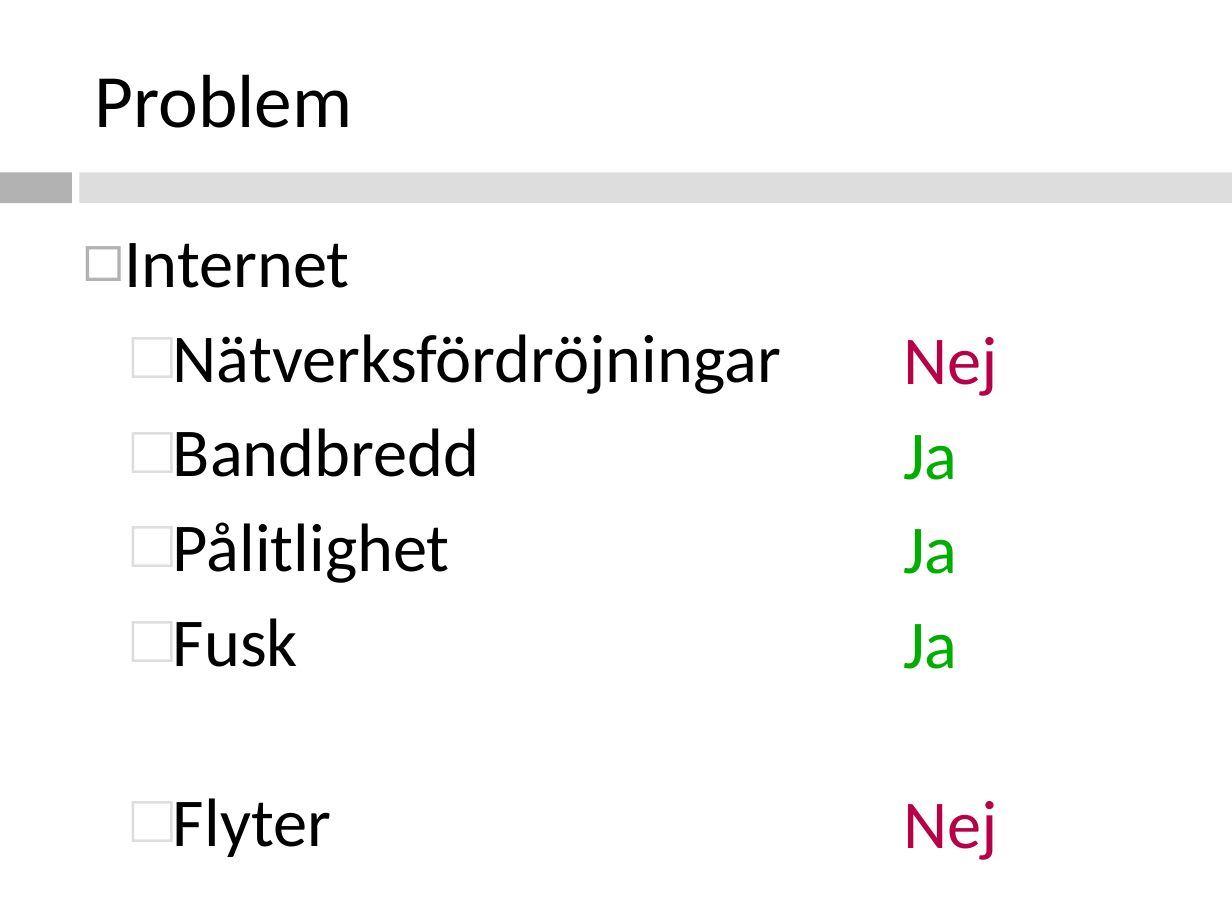
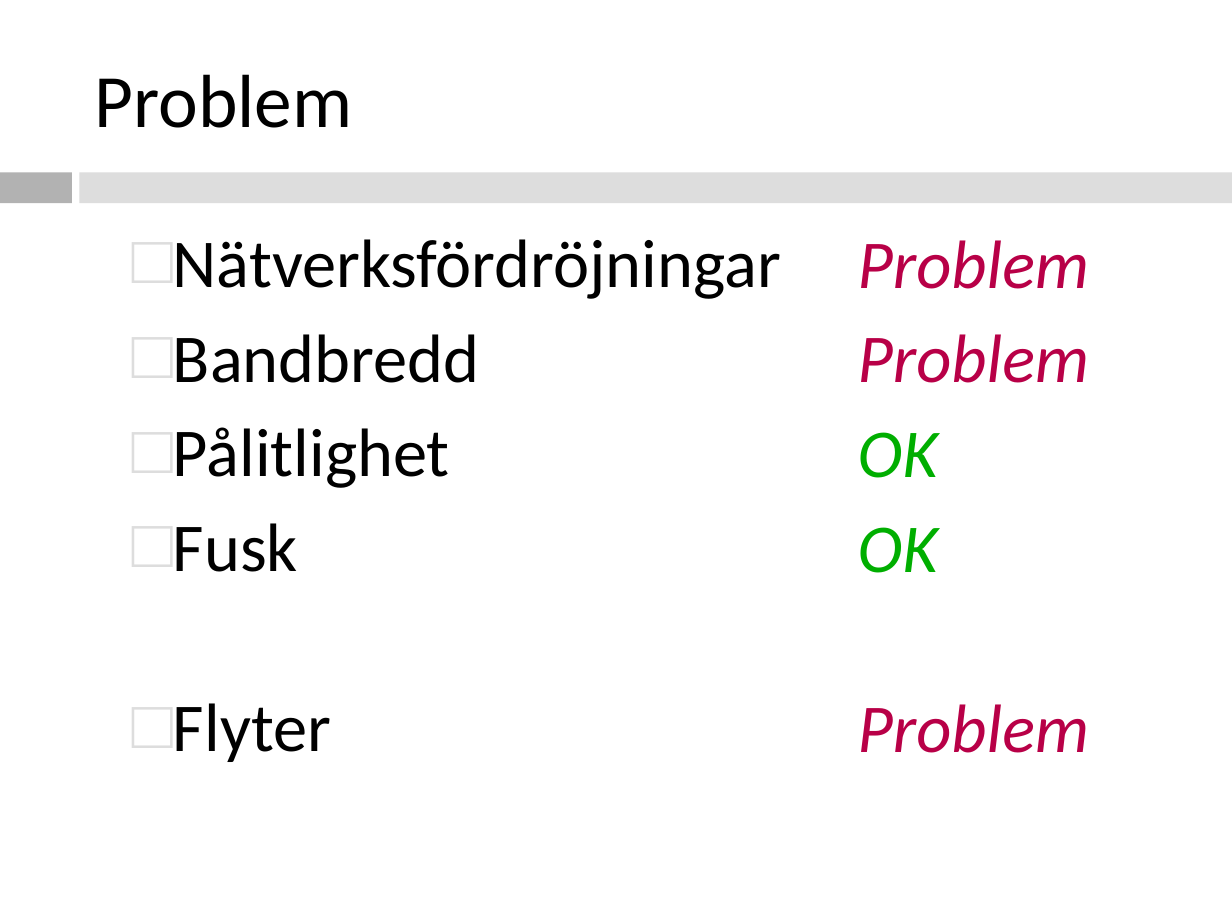
Before and after one commit to southor/planet, a slide deck: slide 6 of presentation/Natverksspel.ppt. Drawn at 1232x924 pixels with LibreOffice and Linux fonts; fonts in the diff are those of the drawing. Boxes give left, top, right and bottom in pixels: in the first picture for what was removed or moved away, otherwise in the second. Text is boxed around its words. In the diff, an @@ line names an element or a change of style, - is before the commit and + after.

Commit message:
Updated powerpoint.

```diff
--- a/presentation/Natverksspel.ppt
+++ b/presentation/Natverksspel.ppt
@@ text at bbox=[125, 243, 350, 288]: paragraph removed @@
-◻ Internet
@@ text added at bbox=[858, 240, 1089, 753], 40 pt, text #B80047, italic @@
+  Problem
+  Problem
+  OK
+  OK
+  Problem
@@ text removed at bbox=[903, 337, 997, 860] @@
-  Nej
-  Ja
-  Ja
-  Ja
-  Nej
```
Also in this commit, not shown: 3 other slides changed, 3 slides added, 1 slide removed.
